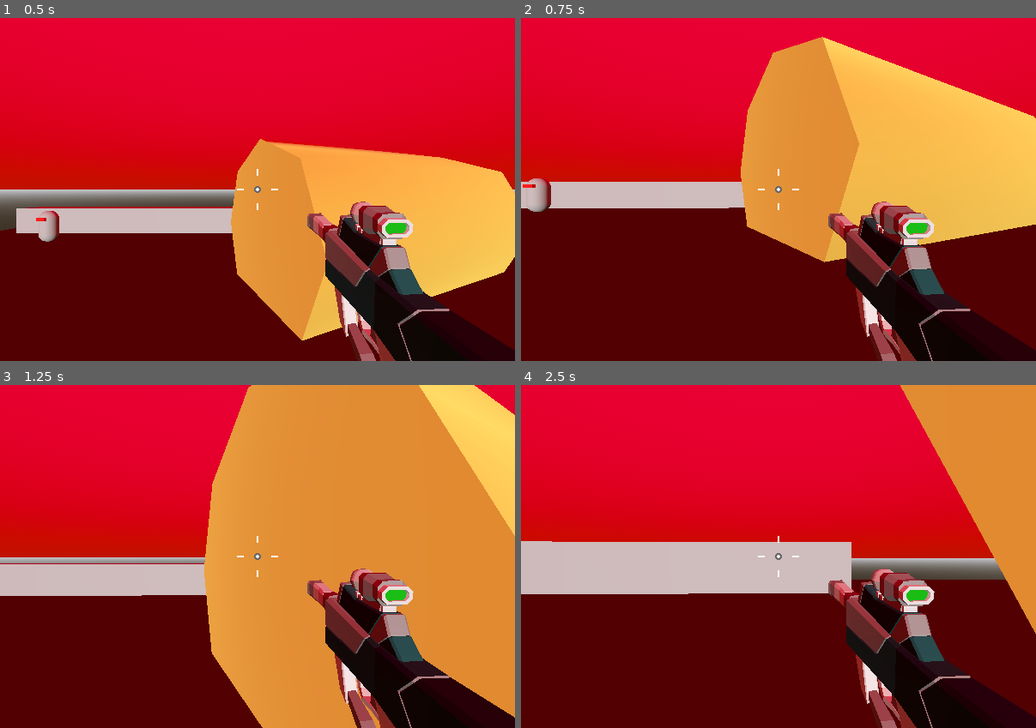
Above: before the commit, frames 1-4 (two rows, left to right).
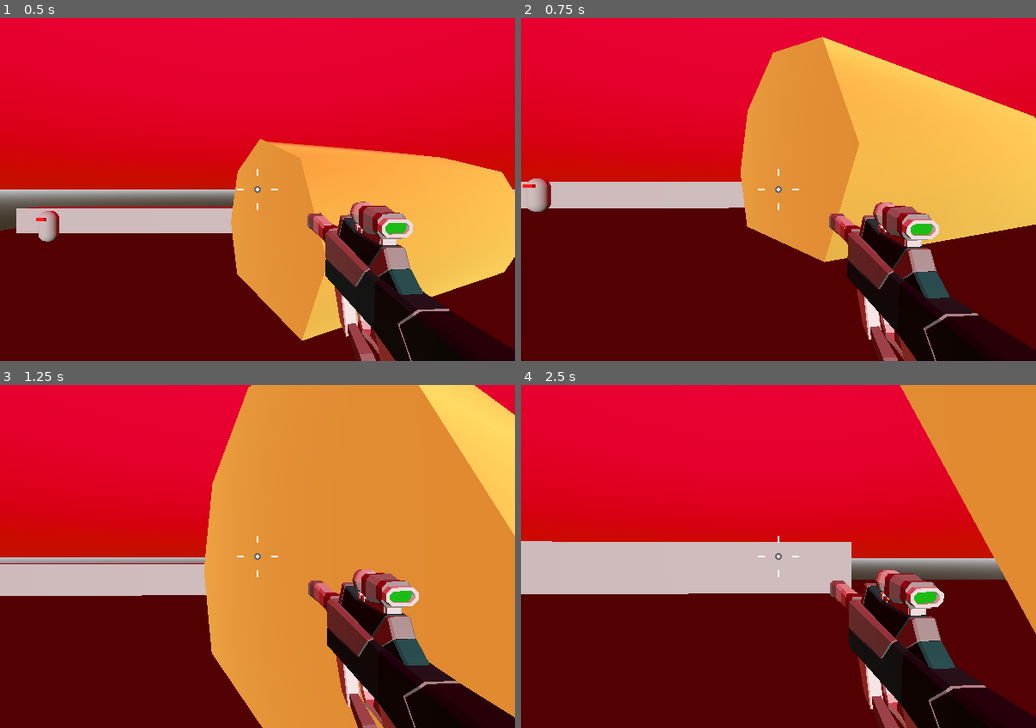
Above: after the commit, the same moments.

Repository: tiagoskaterock/robo-rampage-3d
Game: Godot game, scene res://Levels/Sandbox.tscn
Two runs of this game, one before a commit and one after it. Both use one fixed random seed, a clock stepped at 60 frames per second and the inputs below.
Inputs (mouse positions are in pixels of both pictures, inside the frame that each line leads up to):
- Up to frame 1 (0.5 s): no input
- Up to frame 2 (0.75 s): move the mouse to (804, 189) at 0.52 s; press the mouse at (804, 189) at 0.53 s; hold Keypad 5 (up) from 0.53 s (still down)
- Up to frame 3 (1.25 s): keep holding Keypad 5 (up); tap Keypad 0 (jump) at 0.77 s
- Up to frame 4 (2.5 s): keep holding Keypad 5 (up); move the mouse to (752, 556) at 1.27 s; release the mouse at (752, 556) at 1.28 s; click (752, 556) at 1.35 s; tap Keypad 0 (jump) at 1.52 s; move the mouse to (788, 549) at 2.02 s; press the mouse at (788, 549) at 2.03 s

Frame 1 is identical in both runs. In frame 2, 1.9% of the frame differs, in the area x 59-89%, y 53-100%; in frame 3, 2.1%; in frame 4, 3.0%, in the area x 59-91%, y 53-100%.

Commit message:
78. Recoil and Raycasts: 7:20 -> challenge

Diff:
--- a/Weapons/SMG.tscn
+++ b/Weapons/SMG.tscn
@@ -3,7 +3,8 @@
 [ext_resource type="PackedScene" uid="uid://b8wiedcwxxqw2" path="res://Weapons/hit_scan_weapon.tscn" id="1_bvr1w"]
 [ext_resource type="PackedScene" uid="uid://be305yqr3usmp" path="res://Weapons/SMG.glb" id="2_smnd7"]
 
-[node name="SMG" instance=ExtResource("1_bvr1w")]
+[node name="SMG" node_paths=PackedStringArray("weapon_mesh") instance=ExtResource("1_bvr1w")]
+weapon_mesh = NodePath("SMG")
 
 [node name="SMG" parent="." index="1" instance=ExtResource("2_smnd7")]
 transform = Transform3D(0.999608, -0.0266838, 0.00846926, 0.0273628, 0.99519, -0.0940674, -0.00591861, 0.0942624, 0.99553, 0.475578, -0.401482, -0.731435)
--- a/Weapons/hit_scan_weapon.gd
+++ b/Weapons/hit_scan_weapon.gd
@@ -1,12 +1,21 @@
 extends Node3D
 
 @export var fire_rate:= 14.0
+@export var recoil:= 0.05
+@export var weapon_mesh: Node3D
+
 @onready var cooldown_timer: Timer = $CooldownTimer
+@onready var weapon_position: Vector3 = weapon_mesh.position
 
 
 # Called every frame. 'delta' is the elapsed time since the previous frame.
 func _process(delta):
-	if Input.is_action_pressed("fire"):
-		if cooldown_timer.is_stopped():
-			cooldown_timer.start(1.0 / fire_rate)
-			print("fire")
+	if Input.is_action_pressed("fire") and cooldown_timer.is_stopped():
+		shoot()
+	weapon_mesh.position = weapon_mesh.position.lerp(weapon_position, delta * 10.0)
+
+
+func shoot() -> void:
+	cooldown_timer.start(1.0 / fire_rate)
+	weapon_mesh.position.z += recoil
+	print("fire")
